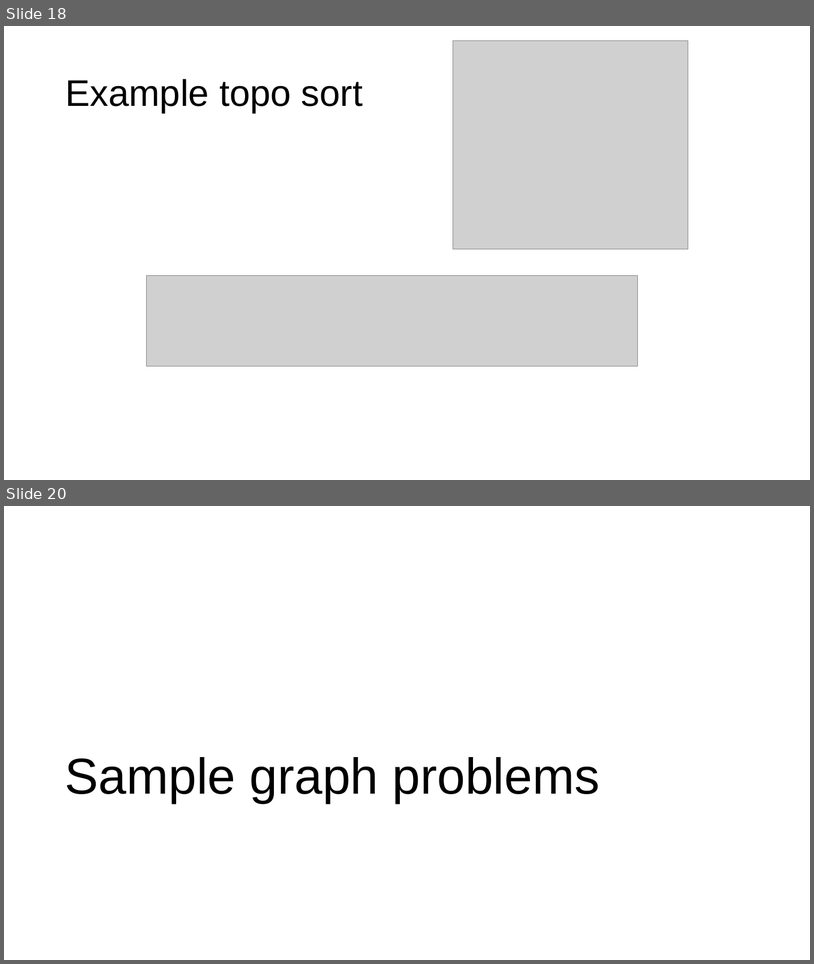
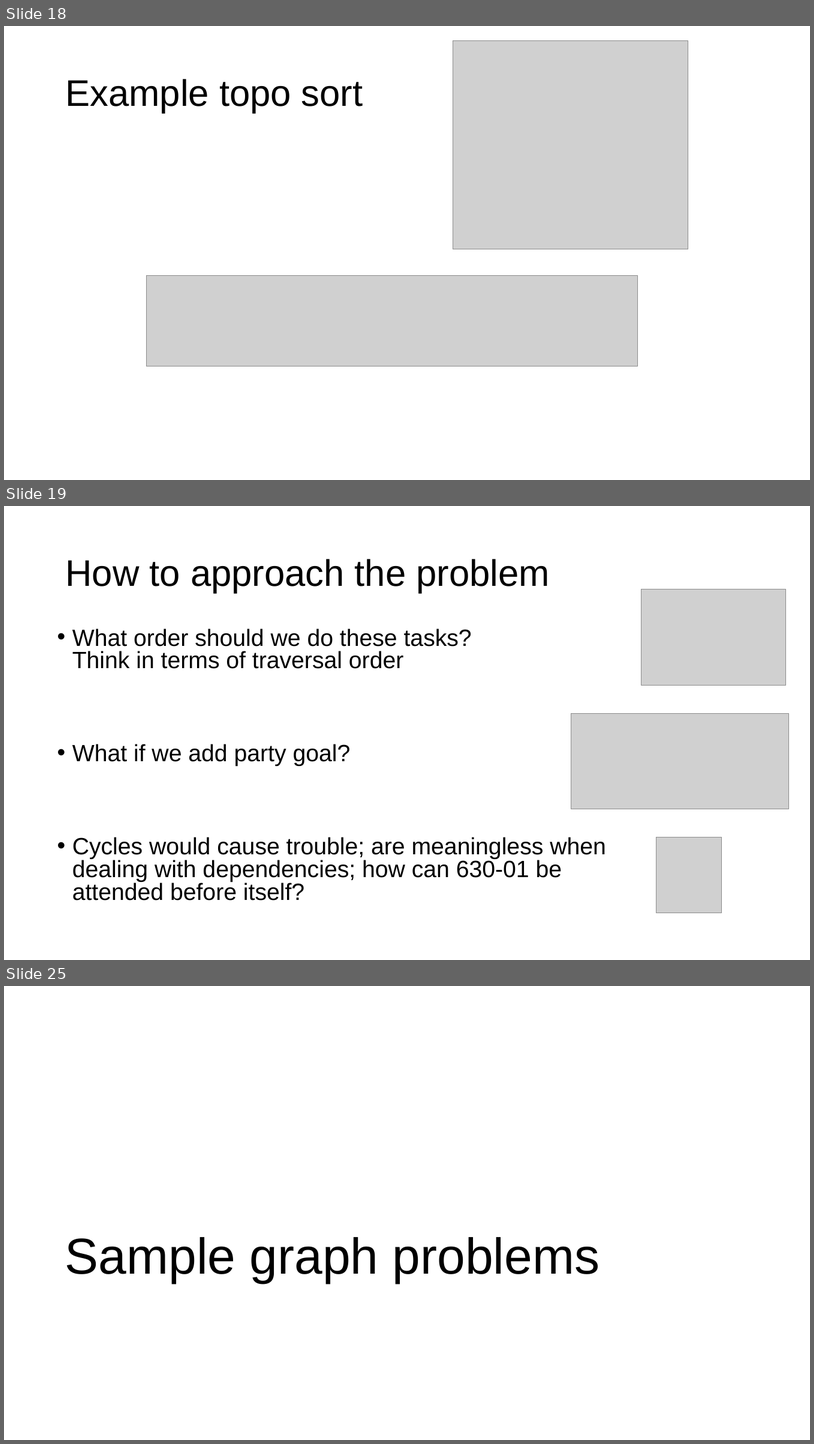
Before and after one commit to parrt/msds689, a slide deck: notes/graphs.pptx. Shown one above the other, each under a label of ours: slides 18 and 20 before the commit, slides 18, 19 and 25 after it; the slides between them are not shown. The pictures are 814x964 and 814x1444 pixels, drawn with LibreOffice and Linux fonts; fonts in the diff are those of the drawing; grey boxes stand for pictures; background and template pictures are left out. Boxes give left, top, right and bottom in pixels: in the first picture for what was removed or moved away, otherwise in the second. Text is boxed around its words. In the diff, an @@ line names an element or a change of style, - is before the commit and + after.

```diff
--- a/notes/graphs.pptx
+++ b/notes/graphs.pptx
@@ slide 19 added at (x1=4, y1=506, x2=810, y2=960), background #FFFFFF @@
@@ title added at (x1=65, y1=559, x2=550, y2=593), 44 pt, text #000000 @@
+How to approach the problem
@@ picture added at (x1=642, y1=589, x2=786, y2=685) @@
@@ text added at (x1=72, y1=628, x2=606, y2=900), 28 pt, text #000000 @@
+• What order should we do these tasks?
+  Think in terms of traversal order
+• What if we add party goal?
+• Cycles would cause trouble; are meaningless when
+  dealing with dependencies; how can 630-01 be
+  attended before itself?
@@ picture added at (x1=572, y1=713, x2=789, y2=808) @@
@@ picture added at (x1=657, y1=837, x2=722, y2=913) @@
@@ what was slide 20 is now slide 25 @@
```
Also in this commit, not shown: 3 slides changed, 4 other slides added, 3 other files.
